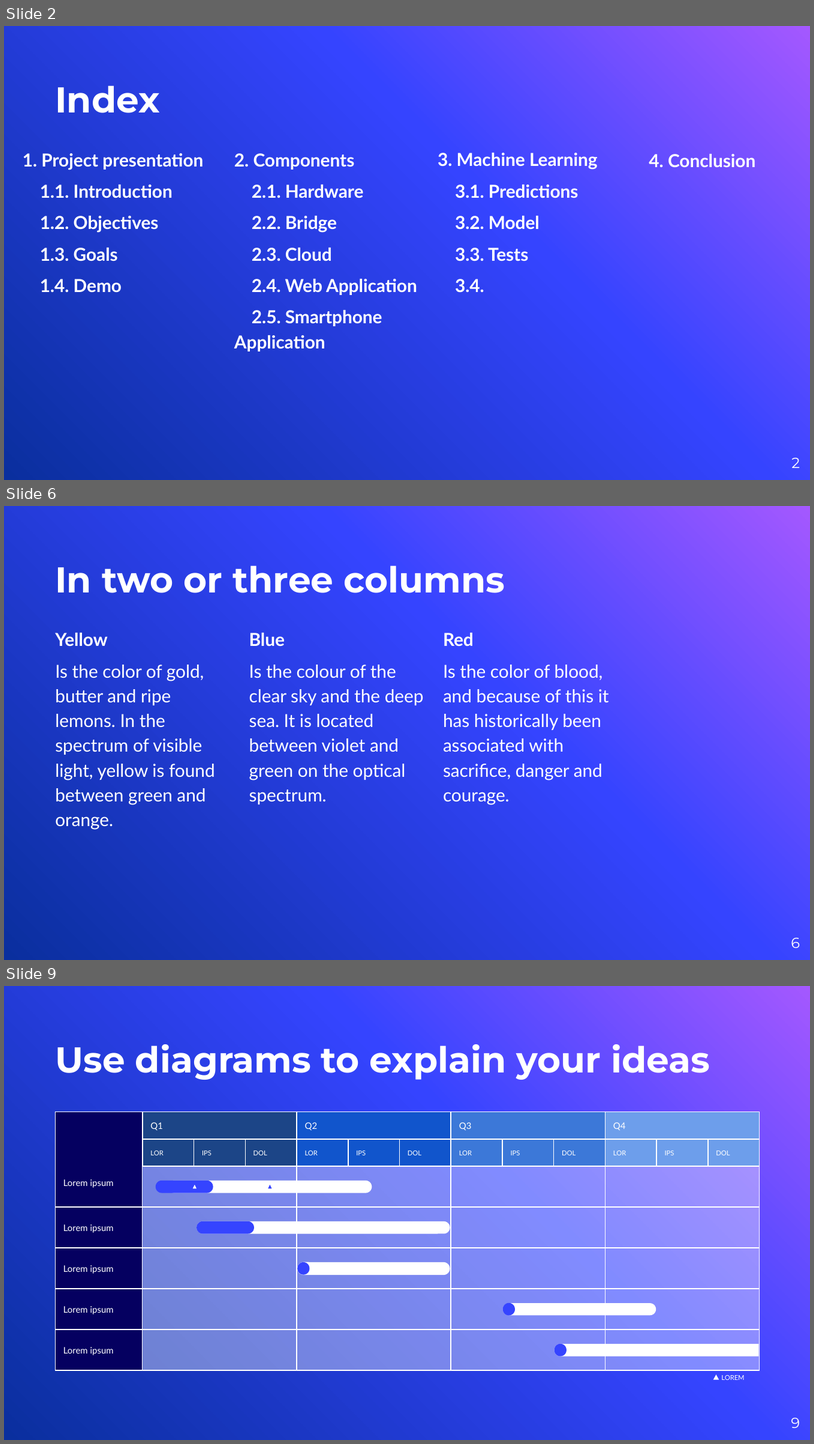
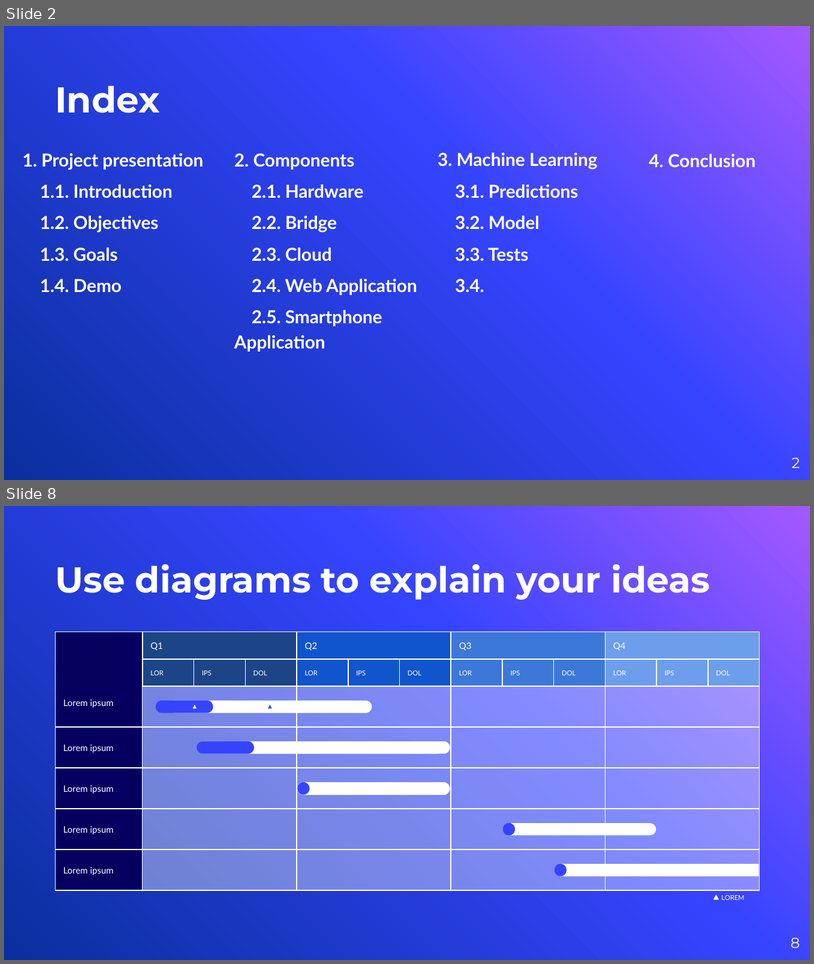
Before and after one commit to andrea-grandi/iot_project, a slide deck: presentation/presentation.pptx. Shown one above the other, each under a label of ours: slides 2, 6 and 9 before the commit, slides 2 and 8 after it; the slides between them are not shown. The pictures are 814x1444 and 814x964 pixels, drawn with LibreOffice and Linux fonts; fonts in the diff are those of the drawing; background and template pictures are left out. Boxes give left, top, right and bottom in pixels: in the first picture for what was removed or moved away, otherwise in the second. Text is boxed around its words. In the diff, an @@ line names an element or a change of style, - is before the commit and + after.

```diff
--- a/presentation/presentation.pptx
+++ b/presentation/presentation.pptx
@@ slide 6 removed at (4, 506, 810, 960), background picture (left out) @@
@@ title removed at (55, 565, 505, 593) @@
-In two or three columns
@@ text removed at (55, 633, 215, 829) @@
-Yellow
-Is the color of gold, butter and ripe lemons. In the spectrum of visible light, yellow is found between green and orange.
@@ text removed at (249, 633, 424, 804) @@
-Blue
-Is the colour of the clear sky and the deep sea. It is located between violet and green on the optical spectrum.
@@ text removed at (443, 633, 609, 805) @@
-Red
-Is the color of blood, and because of this it has historically been associated with sacrifice, danger and courage.
@@ page number removed at (791, 937, 800, 948) @@
-6
@@ what was slide 9 is now slide 8 @@
@@ page number at (791, 937, 800, 948): text changed @@
-9
+8
```
Also in this commit, not shown: 6 slides changed, 3 slides added, 3 other slides removed, 2 other files.
